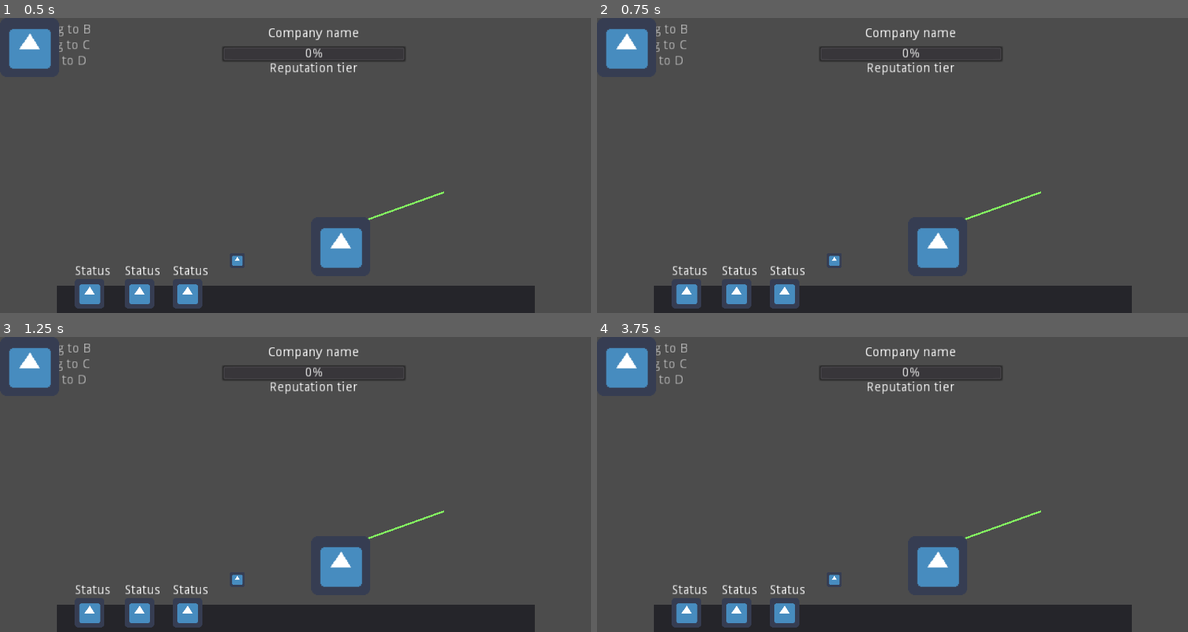
Above: before the commit, frames 1-4 (two rows, left to right).
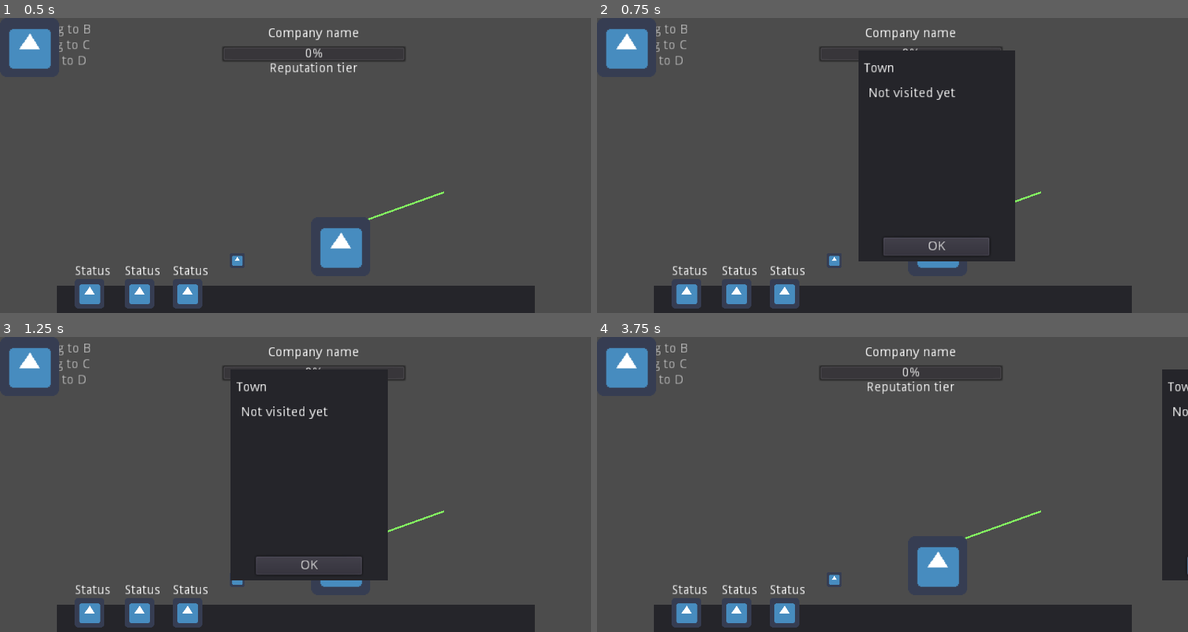
Above: after the commit, the same moments.

Repository: coderaurus/ludumdare-53
Game: Godot game, scene res://scenes/Main.tscn
Two runs of this game, one before a commit and one after it. Both use one fixed random seed, a clock stepped at 60 frames per second and the inputs below. The engine's default icon, where the game draws it, is replaced by a stand-in: a white triangle on a blue panel in a dark square.
Inputs (mouse positions are in pixels of both pictures, inside the frame that each line leads up to):
- Up to frame 1 (0.5 s): no input
- Up to frame 2 (0.75 s): click (939, 248) at 0.5 s
- Up to frame 3 (1.25 s): no input
- Up to frame 4 (3.75 s): click (904, 567) at 1.25 s, where only the run after the commit has a clickable "OK"; click (685, 611) at 2.02 s; click (939, 567) at 2.75 s; click (904, 567) at 3.5 s, where only the run after the commit has a clickable "OK"

Frame 1 is identical in both runs. In frame 2, 17% of the frame differs, in the area x 44-71%, y 11-83%; in frame 3, 17%, in the area x 39-66%, y 11-83%; in frame 4, 3.1%.
Error before the commit: Invalid set index 'text' (on base: 'Label') with value of type 'Nil'. (res://scripts/ui/Settlement)

Commit message:
Fix settlement window transition

Diff:
--- a/scripts/ui/Settlement Window.gd
+++ b/scripts/ui/Settlement Window.gd
@@ -9,6 +9,8 @@
 onready var info = $Info
 onready var close_button = $Button
 
+export var to_center = 395
+export var to_side = 195
 
 # Called when the node enters the scene tree for the first time.
 func _ready():
@@ -17,7 +19,7 @@
 
 func open(settlement : Settlement, event = null):
 	var tween = get_tree().create_tween()
-	tween.tween_property(self, "position/x", 250, 0.2)
+	tween.tween_property(self, "rect_position", Vector2.LEFT * to_center, 0.2).as_relative()
 
 	_set_fields(settlement)
 
@@ -31,8 +33,8 @@
 
 
 func _get_settlement_info():
-	pass
+	return ""
 
 func _close():
 	var tween = get_tree().create_tween()
-	tween.tween_property(self, "position/x", 645, 0.2)
+	tween.tween_property(self, "rect_position", Vector2.RIGHT * to_center, 0.2).as_relative()
